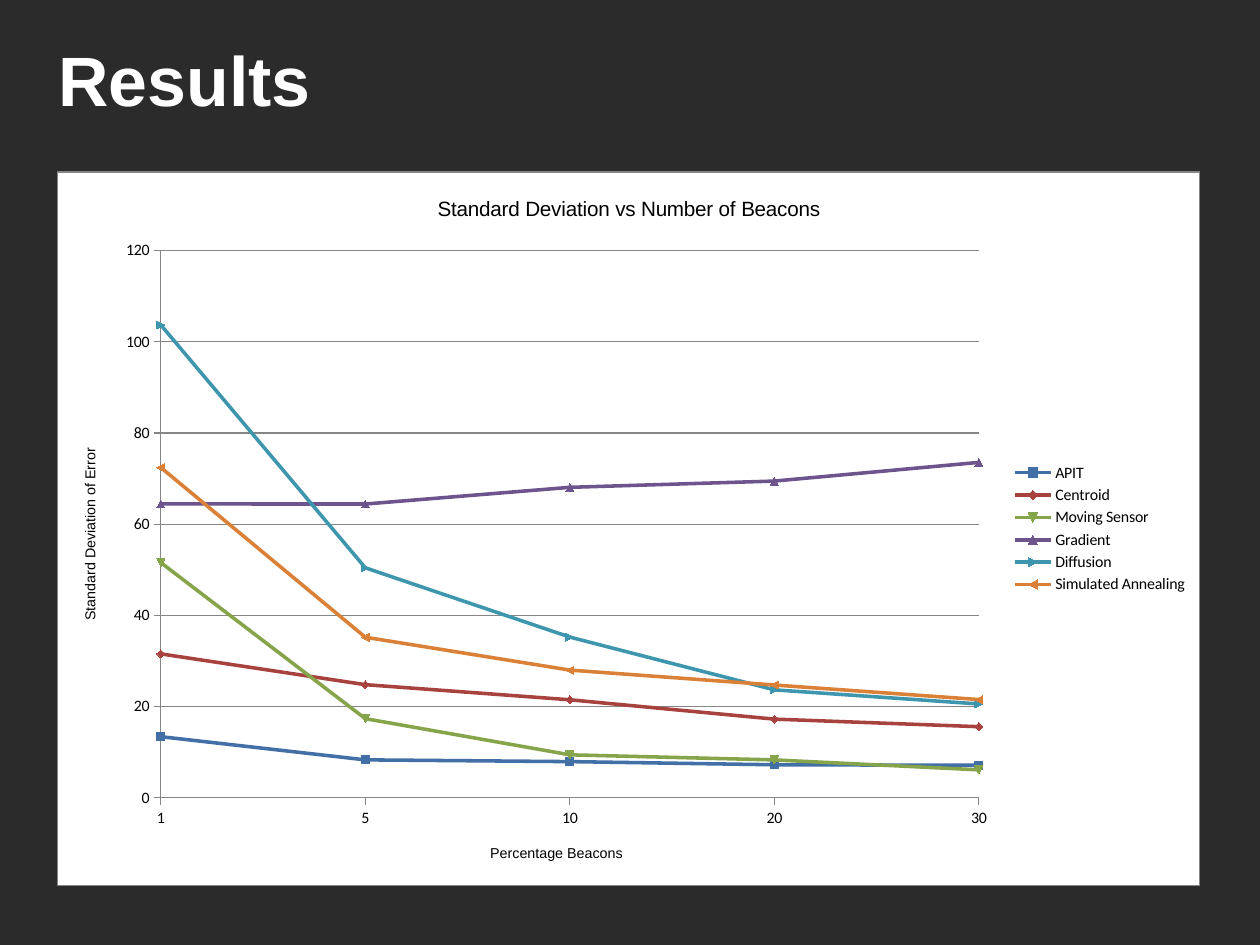
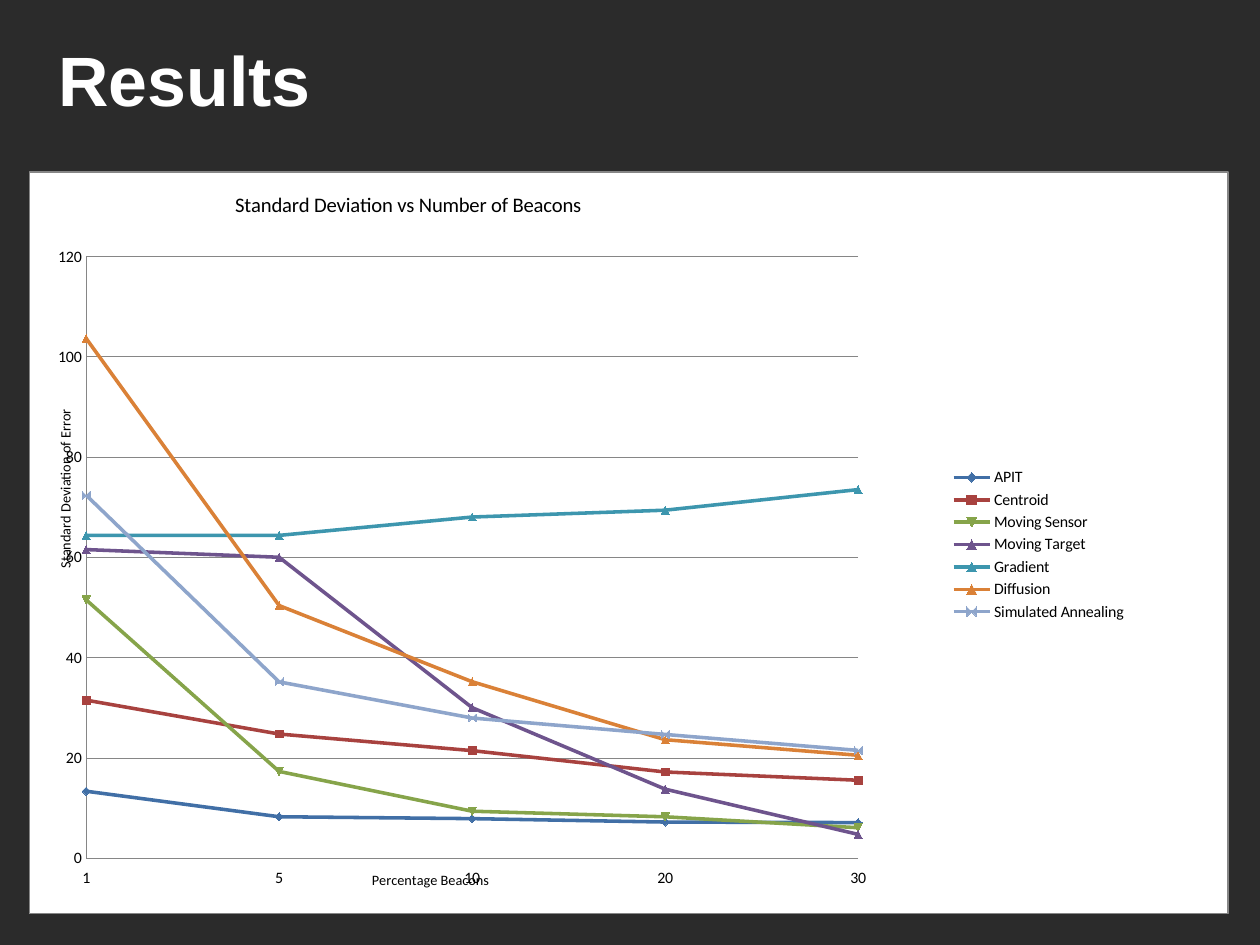
Before and after one commit to rahulaaj/Localization-of-Sensors, a slide deck: slide 20 of Document/presentation.odp (slide 21 before the commit). Drawn at 1260x945 pixels with LibreOffice and Linux fonts; fonts in the diff are those of the drawing; background and template pictures are left out; a plain dark background stands for a picture behind light text. Boxes give left, top, right and bottom in pixels: in the first picture for what was removed or moved away, otherwise in the second. Text is boxed around its words. In the diff, an @@ line names an element or a change of style, - is before the commit and + after.

```diff
--- a/Document/presentation.odp
+++ b/Document/presentation.odp
@@ line chart at <box>29,172,1229,915</box> @@
-Gradient: 64, 64, 68, 69, 74
+Moving Target: 62, 60, 30, 14, 5
-Diffusion: 104, 50, 35, 24, 21
+Gradient: 64, 64, 68, 69, 74
-Simulated Annealing: 72, 35, 28, 25, 22
+Diffusion: 104, 50, 35, 24, 21
+Simulated Annealing: 72, 35, 28, 25, 22
@@ category axis changed @@
@@ value axis changed @@
@@ plot area changed @@
@@ line chart: place and size @@
-line chart at <box>57,172,1201,886</box>
+line chart at <box>29,172,1229,915</box>
```
Also in this commit, not shown: 4 other slides changed, 1 slide removed, 3 other files.
